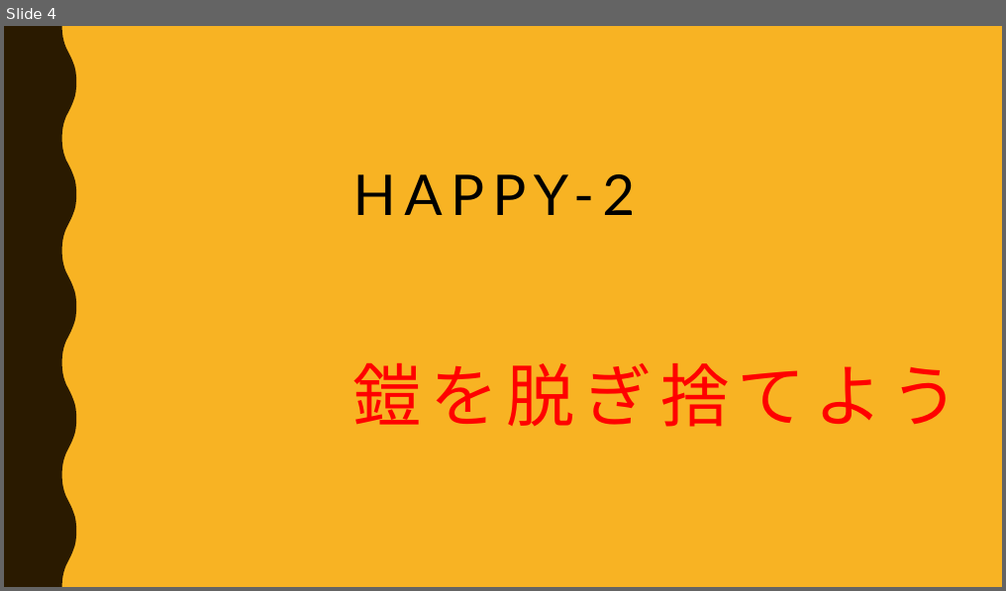
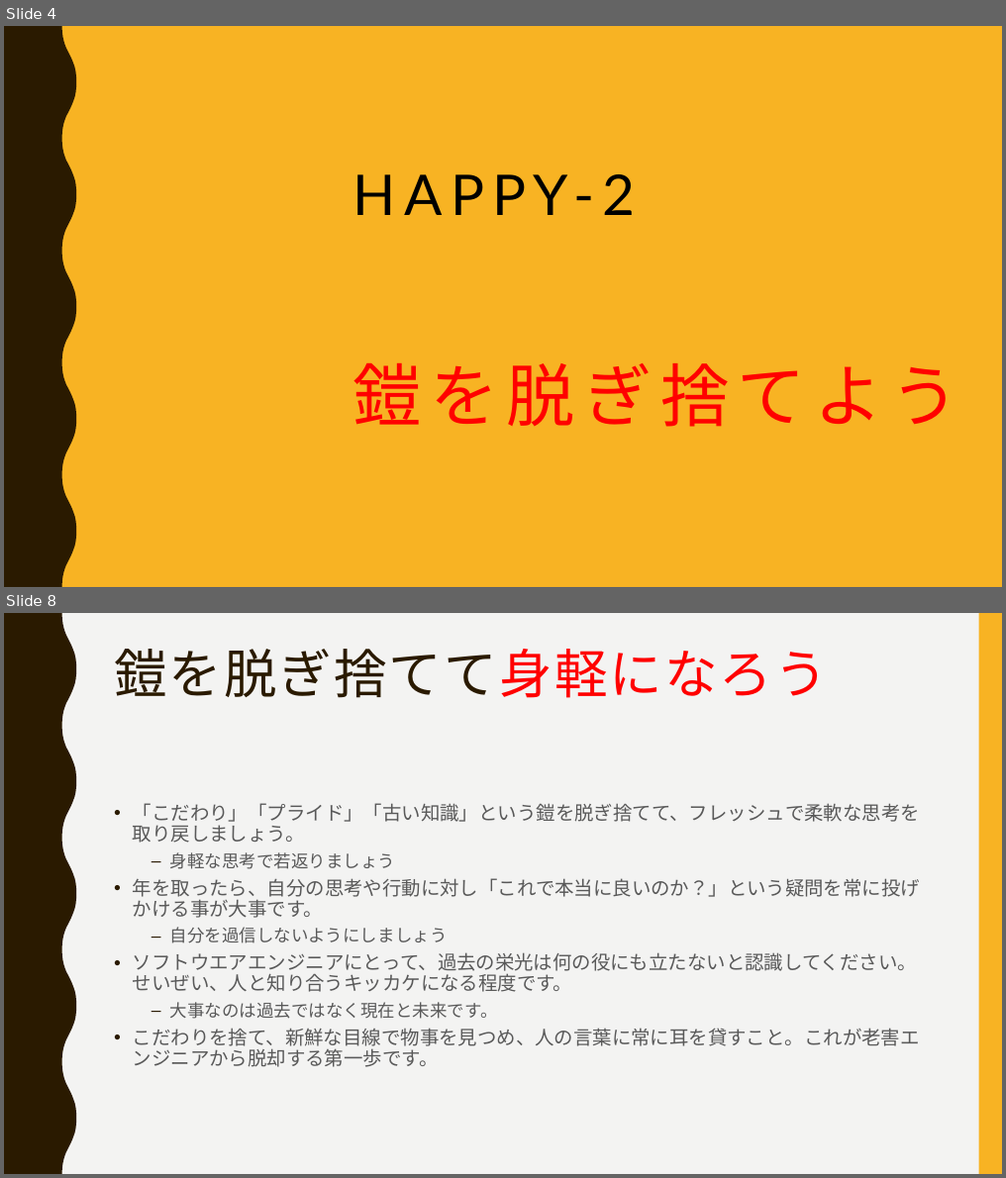
Before and after one commit to ssa-study/documents, a slide deck: HappyEngineer_part2.pptx. Shown one above the other, each under a label of ours: slide 4 before the commit, slides 4 and 8 after it; the slides between them are not shown. The pictures are 1006x591 and 1006x1178 pixels, drawn with LibreOffice and Linux fonts; fonts in the diff are those of the drawing. Boxes give left, top, right and bottom in pixels: in the first picture for what was removed or moved away, otherwise in the second. Text is boxed around its words. In the diff, an @@ line names an element or a change of style, - is before the commit and + after.

```diff
--- a/HappyEngineer_part2.pptx
+++ b/HappyEngineer_part2.pptx
@@ slide 8 added at (4, 613, 1002, 1174), background #F3F3F2; not listed: 2 template elements that a slide beside it also shows @@
@@ title added at (114, 649, 828, 698), 51 pt, text #2A1A00 @@
+鎧を脱ぎ捨てて身軽になろう
@@ text added at (133, 803, 920, 1067), 18.5 pt, text #595959 @@
+• 「こだわり」「プライド」「古い知識」という鎧を脱ぎ捨てて、フレッシュで柔軟な思考を取り戻しましょう。
+  – 身軽な思考で若返りましょう
+• 年を取ったら、自分の思考や行動に対し「これで本当に良いのか？」という疑問を常に投げかける事が大事です。
+  – 自分を過信しないようにしましょう
+• ソフトウエアエンジニアにとって、過去の栄光は何の役にも立たないと認識してください。せいぜい、人と知り合うキッカケになる程度です。
+  – 大事なのは過去ではなく現在と未来です。
+• こだわりを捨て、新鮮な目線で物事を見つめ、人の言葉に常に耳を貸すこと。これが老害エンジニアから脱却する第一歩です。
```
Also in this commit, not shown: 4 slides changed, 4 other slides added, 1 slide removed, 1 other file.
